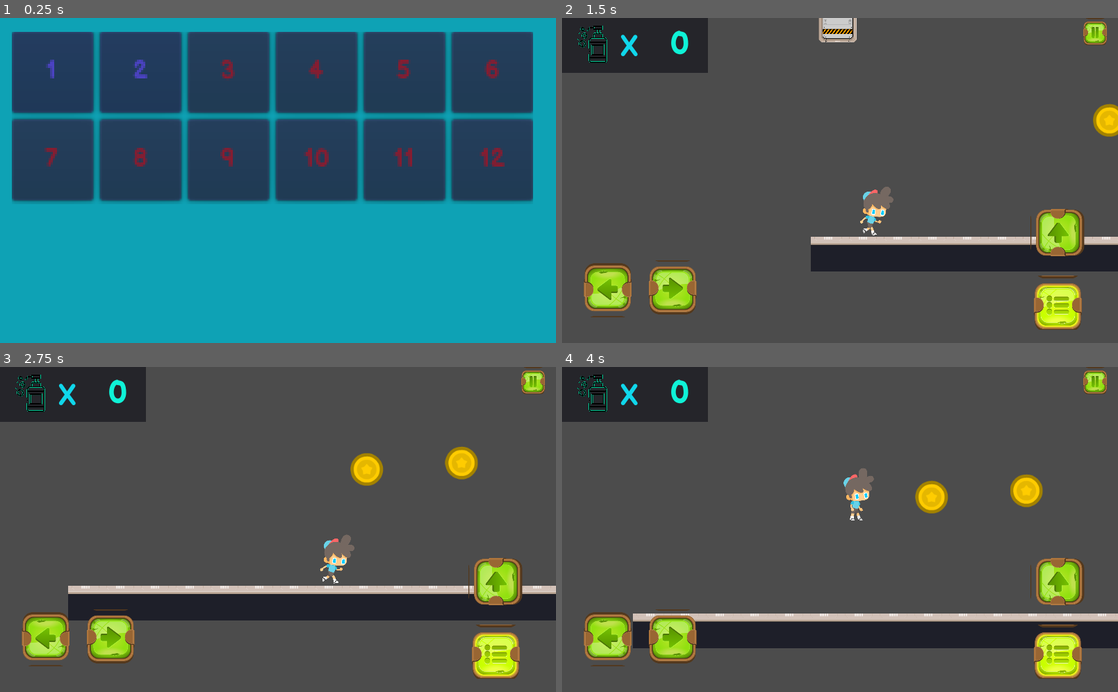
Above: before the commit, frames 1-4 (two rows, left to right).
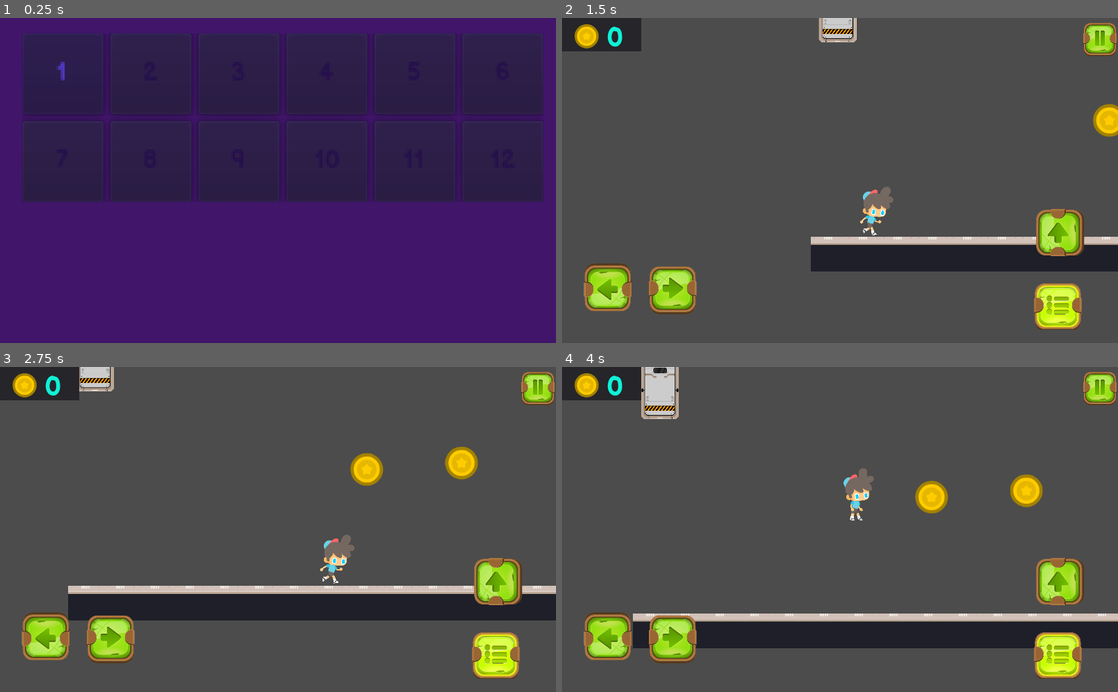
Above: after the commit, the same moments.

Repository: Sarath191181208/Covid-19
Game: Godot game, scene res://scenes/levelSelector.tscn
Two runs of this game, one before a commit and one after it. Both use one fixed random seed, a clock stepped at 60 frames per second and the inputs below.
Inputs:
- Up to frame 1 (0.25 s): no input
- Up to frame 2 (1.5 s): click "1" at 0.5 s; hold D (right) from 1.28 s (still down); tap Shift (fire) at 1.35 s
- Up to frame 3 (2.75 s): keep holding D (right); tap Up (jump) at 1.52, 2.27 s; tap Shift (fire) at 2.1 s
- Up to frame 4 (4 s): release D (right) at 2.78 s; hold A (left) 2.78-3.53 s; tap Shift (fire) at 2.85, 3.6 s; hold D (right) from 3.53 s (still down); tap Up (jump) at 3.77 s

The runs differ from the first frame. In frame 1, 99% of the frame differs, in the area x 0-100%, y 0-100%; in frame 2, 4.2%; in frame 3, 4.2%; in frame 4, 4.2%.

Commit message:
1)changed some sprites 2)added a little nice ui

Diff:
--- a/scenes/levelSelector.tscn
+++ b/scenes/levelSelector.tscn
@@ -17,7 +17,7 @@
 margin_top = -20.0
 margin_right = 1260.0
 margin_bottom = 700.0
-color = Color( 0.054902, 0.635294, 0.709804, 1 )
+color = Color( 0.235294, 0.0196078, 0.447059, 0.780392 )
 __meta__ = {
 "_edit_use_anchors_": false
 }
@@ -28,10 +28,10 @@
 anchor_top = 10.0
 anchor_right = 10.0
 anchor_bottom = 10.0
-margin_left = 26.6428
-margin_top = 24.881
-margin_right = 341.643
-margin_bottom = 200.881
+margin_left = 41.0488
+margin_top = 28.2883
+margin_right = 361.049
+margin_bottom = 132.288
 grow_horizontal = 0
 grow_vertical = 0
 rect_scale = Vector2( 3, 3 )
@@ -44,14 +44,15 @@
 }
 
 [node name="1" type="Button" parent="levels"]
+light_mask = -2147483647
 margin_right = 50.0
 margin_bottom = 50.0
 rect_min_size = Vector2( 50, 50 )
 custom_fonts/font = SubResource( 1 )
-custom_colors/font_color_disabled = Color( 1, 0.14902, 0.14902, 1 )
+custom_colors/font_color_disabled = Color( 0.223529, 0.0980392, 0.298039, 1 )
 custom_colors/font_color = Color( 0.627451, 0.529412, 1, 0.792157 )
-custom_colors/font_color_hover = Color( 0.843137, 0.843137, 0.223529, 1 )
-custom_colors/font_color_pressed = Color( 0.843137, 0.843137, 0.223529, 1 )
+custom_colors/font_color_hover = Color( 0.466667, 0.32549, 0.996078, 0.890196 )
+custom_colors/font_color_pressed = Color( 0.466667, 0.32549, 0.996078, 0.890196 )
 text = "1"
 
 [node name="2" type="Button" parent="levels"]
@@ -60,10 +61,10 @@
 margin_bottom = 50.0
 rect_min_size = Vector2( 50, 50 )
 custom_fonts/font = SubResource( 1 )
-custom_colors/font_color_disabled = Color( 1, 0.14902, 0.14902, 1 )
+custom_colors/font_color_disabled = Color( 0.223529, 0.0980392, 0.298039, 1 )
 custom_colors/font_color = Color( 0.627451, 0.529412, 1, 0.792157 )
-custom_colors/font_color_hover = Color( 0.843137, 0.843137, 0.223529, 1 )
-custom_colors/font_color_pressed = Color( 0.843137, 0.843137, 0.223529, 1 )
+custom_colors/font_color_hover = Color( 0.466667, 0.32549, 0.996078, 0.890196 )
+custom_colors/font_color_pressed = Color( 0.466667, 0.32549, 0.996078, 0.890196 )
 text = "1"
 
 [node name="3" type="Button" parent="levels"]
@@ -72,10 +73,10 @@
 margin_bottom = 50.0
 rect_min_size = Vector2( 50, 50 )
 custom_fonts/font = SubResource( 1 )
-custom_colors/font_color_disabled = Color( 1, 0.14902, 0.14902, 1 )
+custom_colors/font_color_disabled = Color( 0.223529, 0.0980392, 0.298039, 1 )
 custom_colors/font_color = Color( 0.627451, 0.529412, 1, 0.792157 )
-custom_colors/font_color_hover = Color( 0.843137, 0.843137, 0.223529, 1 )
-custom_colors/font_color_pressed = Color( 0.843137, 0.843137, 0.223529, 1 )
+custom_colors/font_color_hover = Color( 0.466667, 0.32549, 0.996078, 0.890196 )
+custom_colors/font_color_pressed = Color( 0.466667, 0.32549, 0.996078, 0.890196 )
 text = "1"
 
 [node name="4" type="Button" parent="levels"]
@@ -84,10 +85,10 @@
 margin_bottom = 50.0
 rect_min_size = Vector2( 50, 50 )
 custom_fonts/font = SubResource( 1 )
-custom_colors/font_color_disabled = Color( 1, 0.14902, 0.14902, 1 )
+custom_colors/font_color_disabled = Color( 0.223529, 0.0980392, 0.298039, 1 )
 custom_colors/font_color = Color( 0.627451, 0.529412, 1, 0.792157 )
-custom_colors/font_color_hover = Color( 0.843137, 0.843137, 0.223529, 1 )
-custom_colors/font_color_pressed = Color( 0.843137, 0.843137, 0.223529, 1 )
+custom_colors/font_color_hover = Color( 0.466667, 0.32549, 0.996078, 0.890196 )
+custom_colors/font_color_pressed = Color( 0.466667, 0.32549, 0.996078, 0.890196 )
 text = "1"
 
 [node name="5" type="Button" parent="levels"]
@@ -96,10 +97,10 @@
 margin_bottom = 50.0
 rect_min_size = Vector2( 50, 50 )
 custom_fonts/font = SubResource( 1 )
-custom_colors/font_color_disabled = Color( 1, 0.14902, 0.14902, 1 )
+custom_colors/font_color_disabled = Color( 0.223529, 0.0980392, 0.298039, 1 )
 custom_colors/font_color = Color( 0.627451, 0.529412, 1, 0.792157 )
-custom_colors/font_color_hover = Color( 0.843137, 0.843137, 0.223529, 1 )
-custom_colors/font_color_pressed = Color( 0.843137, 0.843137, 0.223529, 1 )
+custom_colors/font_color_hover = Color( 0.466667, 0.32549, 0.996078, 0.890196 )
+custom_colors/font_color_pressed = Color( 0.466667, 0.32549, 0.996078, 0.890196 )
 text = "1"
 
 [node name="6" type="Button" parent="levels"]
@@ -108,10 +109,10 @@
 margin_bottom = 50.0
 rect_min_size = Vector2( 50, 50 )
 custom_fonts/font = SubResource( 1 )
-custom_colors/font_color_disabled = Color( 1, 0.14902, 0.14902, 1 )
+custom_colors/font_color_disabled = Color( 0.223529, 0.0980392, 0.298039, 1 )
 custom_colors/font_color = Color( 0.627451, 0.529412, 1, 0.792157 )
-custom_colors/font_color_hover = Color( 0.843137, 0.843137, 0.223529, 1 )
-custom_colors/font_color_pressed = Color( 0.843137, 0.843137, 0.223529, 1 )
+custom_colors/font_color_hover = Color( 0.466667, 0.32549, 0.996078, 0.890196 )
+custom_colors/font_color_pressed = Color( 0.466667, 0.32549, 0.996078, 0.890196 )
 text = "1"
 
 [node name="7" type="Button" parent="levels"]
@@ -120,10 +121,10 @@
 margin_bottom = 104.0
 rect_min_size = Vector2( 50, 50 )
 custom_fonts/font = SubResource( 1 )
-custom_colors/font_color_disabled = Color( 1, 0.14902, 0.14902, 1 )
+custom_colors/font_color_disabled = Color( 0.223529, 0.0980392, 0.298039, 1 )
 custom_colors/font_color = Color( 0.627451, 0.529412, 1, 0.792157 )
-custom_colors/font_color_hover = Color( 0.843137, 0.843137, 0.223529, 1 )
-custom_colors/font_color_pressed = Color( 0.843137, 0.843137, 0.223529, 1 )
+custom_colors/font_color_hover = Color( 0.466667, 0.32549, 0.996078, 0.890196 )
+custom_colors/font_color_pressed = Color( 0.466667, 0.32549, 0.996078, 0.890196 )
 text = "1"
 
 [node name="8" type="Button" parent="levels"]
@@ -133,10 +134,10 @@
 margin_bottom = 104.0
 rect_min_size = Vector2( 50, 50 )
 custom_fonts/font = SubResource( 1 )
-custom_colors/font_color_disabled = Color( 1, 0.14902, 0.14902, 1 )
+custom_colors/font_color_disabled = Color( 0.223529, 0.0980392, 0.298039, 1 )
 custom_colors/font_color = Color( 0.627451, 0.529412, 1, 0.792157 )
-custom_colors/font_color_hover = Color( 0.843137, 0.843137, 0.223529, 1 )
-custom_colors/font_color_pressed = Color( 0.843137, 0.843137, 0.223529, 1 )
+custom_colors/font_color_hover = Color( 0.466667, 0.32549, 0.996078, 0.890196 )
+custom_colors/font_color_pressed = Color( 0.466667, 0.32549, 0.996078, 0.890196 )
 text = "1"
 
 [node name="9" type="Button" parent="levels"]
@@ -146,10 +147,10 @@
 margin_bottom = 104.0
 rect_min_size = Vector2( 50, 50 )
 custom_fonts/font = SubResource( 1 )
-custom_colors/font_color_disabled = Color( 1, 0.14902, 0.14902, 1 )
+custom_colors/font_color_disabled = Color( 0.223529, 0.0980392, 0.298039, 1 )
 custom_colors/font_color = Color( 0.627451, 0.529412, 1, 0.792157 )
-custom_colors/font_color_hover = Color( 0.843137, 0.843137, 0.223529, 1 )
-custom_colors/font_color_pressed = Color( 0.843137, 0.843137, 0.223529, 1 )
+custom_colors/font_color_hover = Color( 0.466667, 0.32549, 0.996078, 0.890196 )
+custom_colors/font_color_pressed = Color( 0.466667, 0.32549, 0.996078, 0.890196 )
 text = "1"
 
 [node name="10" type="Button" parent="levels"]
@@ -159,10 +160,10 @@
 margin_bottom = 104.0
 rect_min_size = Vector2( 50, 50 )
 custom_fonts/font = SubResource( 1 )
-custom_colors/font_color_disabled = Color( 1, 0.14902, 0.14902, 1 )
+custom_colors/font_color_disabled = Color( 0.223529, 0.0980392, 0.298039, 1 )
 custom_colors/font_color = Color( 0.627451, 0.529412, 1, 0.792157 )
-custom_colors/font_color_hover = Color( 0.843137, 0.843137, 0.223529, 1 )
-custom_colors/font_color_pressed = Color( 0.843137, 0.843137, 0.223529, 1 )
+custom_colors/font_color_hover = Color( 0.466667, 0.32549, 0.996078, 0.890196 )
+custom_colors/font_color_pressed = Color( 0.466667, 0.32549, 0.996078, 0.890196 )
 text = "1"
 
 [node name="11" type="Button" parent="levels"]
@@ -172,10 +173,10 @@
 margin_bottom = 104.0
 rect_min_size = Vector2( 50, 50 )
 custom_fonts/font = SubResource( 1 )
-custom_colors/font_color_disabled = Color( 1, 0.14902, 0.14902, 1 )
+custom_colors/font_color_disabled = Color( 0.223529, 0.0980392, 0.298039, 1 )
 custom_colors/font_color = Color( 0.627451, 0.529412, 1, 0.792157 )
-custom_colors/font_color_hover = Color( 0.843137, 0.843137, 0.223529, 1 )
-custom_colors/font_color_pressed = Color( 0.843137, 0.843137, 0.223529, 1 )
+custom_colors/font_color_hover = Color( 0.466667, 0.32549, 0.996078, 0.890196 )
+custom_colors/font_color_pressed = Color( 0.466667, 0.32549, 0.996078, 0.890196 )
 text = "1"
 
 [node name="12" type="Button" parent="levels"]
@@ -185,8 +186,8 @@
 margin_bottom = 104.0
 rect_min_size = Vector2( 50, 50 )
 custom_fonts/font = SubResource( 1 )
-custom_colors/font_color_disabled = Color( 1, 0.14902, 0.14902, 1 )
+custom_colors/font_color_disabled = Color( 0.223529, 0.0980392, 0.298039, 1 )
 custom_colors/font_color = Color( 0.627451, 0.529412, 1, 0.792157 )
-custom_colors/font_color_hover = Color( 0.843137, 0.843137, 0.223529, 1 )
-custom_colors/font_color_pressed = Color( 0.843137, 0.843137, 0.223529, 1 )
+custom_colors/font_color_hover = Color( 0.466667, 0.32549, 0.996078, 0.890196 )
+custom_colors/font_color_pressed = Color( 0.466667, 0.32549, 0.996078, 0.890196 )
 text = "1"
--- a/scenes/player.tscn
+++ b/scenes/player.tscn
@@ -1,28 +1,24 @@
-[gd_scene load_steps=16 format=2]
+[gd_scene load_steps=15 format=2]
 
 [ext_resource path="res://Assets/Animations/player_animations.tres" type="SpriteFrames" id=1]
 [ext_resource path="res://scripts/player.gd" type="Script" id=2]
-[ext_resource path="res://Assets/buttons/tile100.png" type="Texture" id=3]
+[ext_resource path="res://Assets/buttons/tile071-removebg-preview.png" type="Texture" id=3]
 [ext_resource path="res://Assets/fonts/BalsamiqSans-Bold.ttf" type="DynamicFontData" id=4]
-[ext_resource path="res://Assets/transparent-bathroom-icon-shampoo-icon-5f9bb136b9e384.4757588116040389667614.png" type="Texture" id=5]
-[ext_resource path="res://Assets/buttons/tile071.png" type="Texture" id=7]
-[ext_resource path="res://Assets/buttons/tile090.png" type="Texture" id=8]
+[ext_resource path="res://Assets/HUD/coin_gold.png" type="Texture" id=5]
+[ext_resource path="res://Assets/buttons/tile030-removebg-preview.png" type="Texture" id=6]
+[ext_resource path="res://Assets/buttons/tile090-removebg-preview.png" type="Texture" id=7]
+[ext_resource path="res://Assets/buttons/tile100-removebg-preview.png" type="Texture" id=8]
 [ext_resource path="res://Assets/buttons/tile167.png" type="Texture" id=9]
 [ext_resource path="res://Assets/buttons/tile201.png" type="Texture" id=10]
-[ext_resource path="res://Assets/buttons/tile030.png" type="Texture" id=11]
 [ext_resource path="res://Assets/buttons/tile137.png" type="Texture" id=12]
 [ext_resource path="res://scripts/Node2D.gd" type="Script" id=13]
 
-[sub_resource type="DynamicFont" id=1]
-size = 56
-font_data = ExtResource( 4 )
+[sub_resource type="RectangleShape2D" id=3]
+extents = Vector2( 25.3344, 41.6507 )
 
 [sub_resource type="DynamicFont" id=2]
-size = 60
+size = 50
 font_data = ExtResource( 4 )
-
-[sub_resource type="RectangleShape2D" id=3]
-extents = Vector2( 25.3344, 41.6507 )
 
 [node name="player" type="KinematicBody2D"]
 collision_mask = 16
@@ -41,7 +37,7 @@
 position = Vector2( 862.825, 440.25 )
 rotation = -1.5708
 scale = Vector2( 0.5, 0.5 )
-normal = ExtResource( 3 )
+normal = ExtResource( 8 )
 action = "jump"
 visibility_mode = 1
 
@@ -49,87 +45,31 @@
 position = Vector2( 128, 552 )
 rotation = 3.14159
 scale = Vector2( 0.5, 0.5 )
-normal = ExtResource( 3 )
+normal = ExtResource( 8 )
 action = "left"
 visibility_mode = 1
 
 [node name="right" type="TouchScreenButton" parent="input_buttons"]
 position = Vector2( 160, 448 )
 scale = Vector2( 0.5, 0.5 )
-normal = ExtResource( 3 )
+normal = ExtResource( 8 )
 action = "right"
 visibility_mode = 1
 
 [node name="fire" type="TouchScreenButton" parent="input_buttons"]
 position = Vector2( 865.733, 475.191 )
 scale = Vector2( 0.5, 0.5 )
-normal = ExtResource( 7 )
+normal = ExtResource( 3 )
 action = "fire"
 
 [node name="Position2D" type="Position2D" parent="."]
 position = Vector2( 10, 0 )
-
-[node name="CanvasLayer" type="CanvasLayer" parent="."]
-
-[node name="Panel" type="Panel" parent="CanvasLayer"]
-margin_right = 269.0
-margin_bottom = 101.0
-__meta__ = {
-"_edit_use_anchors_": false
-}
-
-[node name="Label" type="Label" parent="CanvasLayer"]
-margin_left = 99.9981
-margin_top = 19.3308
-margin_right = 148.998
-margin_bottom = 87.3308
-custom_fonts/font = SubResource( 1 )
-custom_colors/font_color = Color( 0.0627451, 0.843137, 0.921569, 1 )
-text = "X"
-align = 1
-valign = 1
-__meta__ = {
-"_edit_use_anchors_": false
-}
-
-[node name="coins_collected" type="Label" parent="CanvasLayer"]
-anchor_right = 0.151
-anchor_bottom = 0.133
-margin_left = 172.03
-margin_top = 3.0019
-margin_right = 107.406
-margin_bottom = 15.2019
-custom_fonts/font = SubResource( 2 )
-custom_colors/font_color = Color( 0.0588235, 0.94902, 0.843137, 1 )
-text = "##
-"
-align = 1
-valign = 1
-autowrap = true
-clip_text = true
-uppercase = true
-__meta__ = {
-"_edit_use_anchors_": false
-}
-
-[node name="TextureRect" type="TextureRect" parent="CanvasLayer"]
-modulate = Color( 0.00392157, 0.964706, 0.87451, 1 )
-margin_left = 23.0
-margin_top = 7.0
-margin_right = 89.0
-margin_bottom = 90.0
-texture = ExtResource( 5 )
-expand = true
-__meta__ = {
-"_edit_use_anchors_": false
-}
 
 [node name="AnimatedSprite" type="AnimatedSprite" parent="."]
 position = Vector2( 30, 0 )
 scale = Vector2( 0.199, 0.2 )
 frames = ExtResource( 1 )
 animation = "Idle"
-frame = 1
 playing = true
 
 [node name="CollisionShape2D" type="CollisionShape2D" parent="."]
@@ -141,8 +81,8 @@
 
 [node name="TouchScreenButton" type="TouchScreenButton" parent="pause_screen"]
 position = Vector2( 960, 0 )
-scale = Vector2( 0.25, 0.25 )
-normal = ExtResource( 8 )
+scale = Vector2( 0.35, 0.35 )
+normal = ExtResource( 7 )
 action = "ui_cancel"
 
 [node name="CanvasLayer2" type="CanvasLayer" parent="."]
@@ -162,7 +102,7 @@
 
 [node name="play" type="TouchScreenButton" parent="CanvasLayer2/Node2D"]
 position = Vector2( -552, -128 )
-normal = ExtResource( 11 )
+normal = ExtResource( 6 )
 action = "ui_cancel"
 
 [node name="music" type="TouchScreenButton" parent="CanvasLayer2/Node2D"]
@@ -174,6 +114,46 @@
 normal = ExtResource( 9 )
 action = "restart"
 
+[node name="CanvasLayer" type="CanvasLayer" parent="."]
+
+[node name="Panel" type="Panel" parent="CanvasLayer"]
+margin_right = 146.0
+margin_bottom = 62.0
+__meta__ = {
+"_edit_use_anchors_": false
+}
+
+[node name="coins_collected" type="Label" parent="CanvasLayer"]
+anchor_right = 0.151
+anchor_bottom = 0.133
+margin_left = 57.0
+margin_top = 6.88774
+margin_right = -16.624
+margin_bottom = -11.9123
+custom_fonts/font = SubResource( 2 )
+custom_colors/font_color = Color( 0.0588235, 0.94902, 0.843137, 1 )
+text = "##
+"
+align = 1
+valign = 1
+autowrap = true
+clip_text = true
+uppercase = true
+__meta__ = {
+"_edit_use_anchors_": false
+}
+
+[node name="TextureRect" type="TextureRect" parent="CanvasLayer"]
+margin_left = 23.0
+margin_top = 11.0
+margin_right = 68.0
+margin_bottom = 56.0
+texture = ExtResource( 5 )
+expand = true
+__meta__ = {
+"_edit_use_anchors_": false
+}
+
 [node name="Area2D" type="Area2D" parent="."]
 collision_layer = 0
 collision_mask = 8
--- a/scripts/global.gd
+++ b/scripts/global.gd
@@ -1,4 +1,4 @@
 extends Node
 
 var levels = []
-var unlocked_levels = 2
+var unlocked_levels = 1
Binary file added: Assets/buttons/tile030-removebg-preview.png
Not shown, changed: Assets/buttons/tile030-removebg-preview.png.import
Binary file removed: Assets/buttons/tile030.png
Binary file added: Assets/buttons/tile071-removebg-preview.png
Not shown, changed: Assets/buttons/tile071-removebg-preview.png.import
Binary file removed: Assets/buttons/tile071.png
Binary file added: Assets/buttons/tile090-removebg-preview.png
Not shown, changed: Assets/buttons/tile090-removebg-preview.png.import
Binary file removed: Assets/buttons/tile090.png
Binary file added: Assets/buttons/tile096-removebg-preview.png
Not shown, changed: Assets/buttons/tile096-removebg-preview.png.import
Binary file removed: Assets/buttons/tile096.png
(and 3 more such lines)
